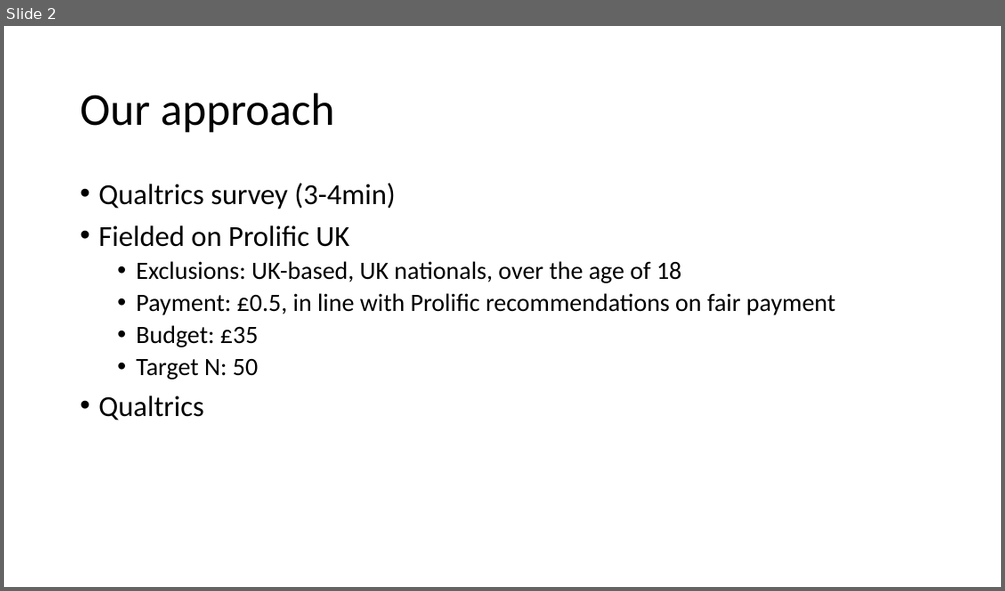
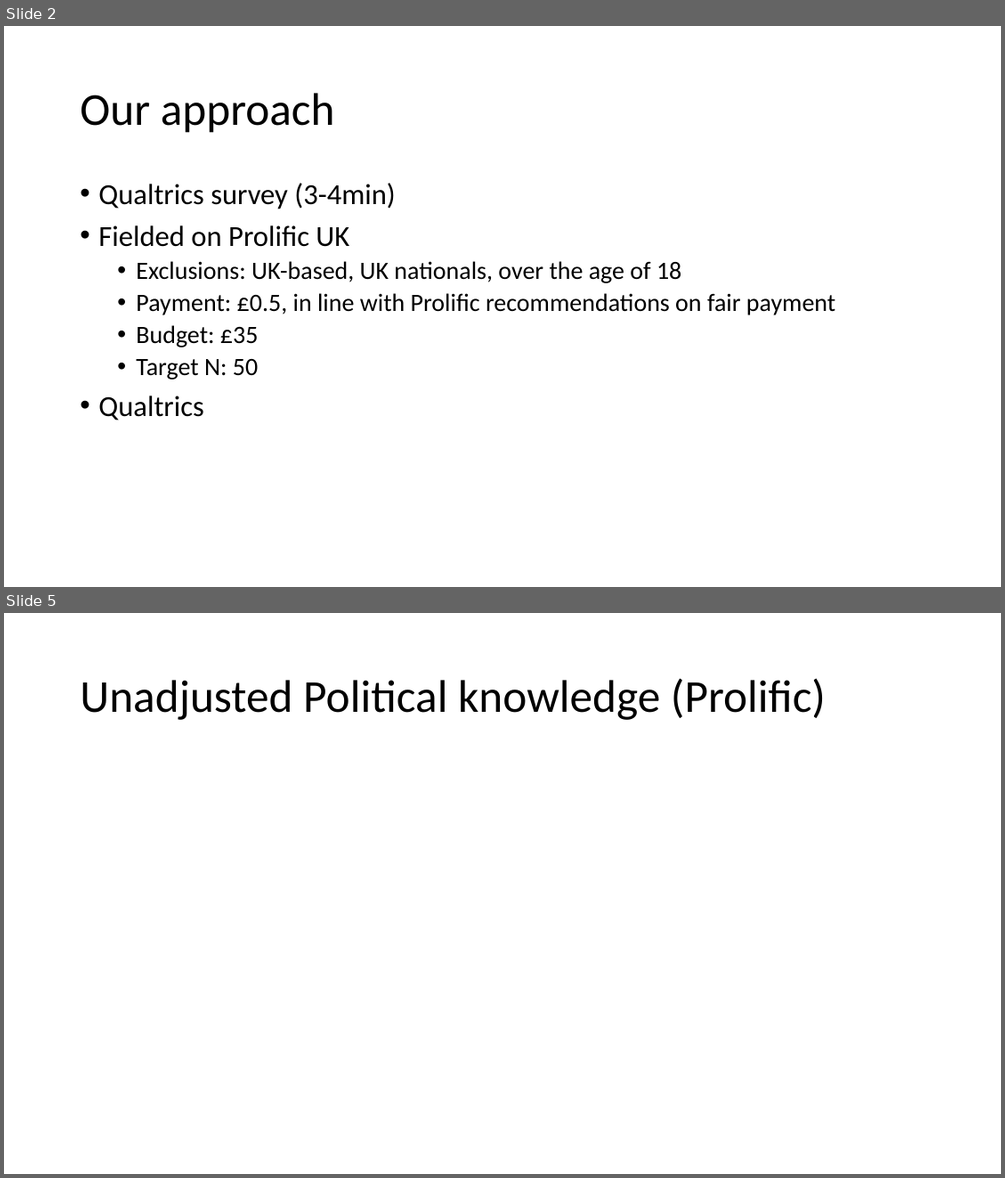
Before and after one commit to KatharinaLa/sicss_survey_analysis, a slide deck: survey_prolificuk_sicss.pptx. Shown one above the other, each under a label of ours: slide 2 before the commit, slides 2 and 5 after it; the slides between them are not shown. The pictures are 1005x591 and 1005x1178 pixels, drawn with LibreOffice and Linux fonts; fonts in the diff are those of the drawing. Boxes give left, top, right and bottom in pixels: in the first picture for what was removed or moved away, otherwise in the second. Text is boxed around its words. In the diff, an @@ line names an element or a change of style, - is before the commit and + after.

Commit message:
Update survey_prolificuk_sicss.pptx
added more information on variables and results

```diff
--- a/survey_prolificuk_sicss.pptx
+++ b/survey_prolificuk_sicss.pptx
@@ slide 5 added at (x1=4, y1=613, x2=1001, y2=1174), background #FFFFFF @@
@@ title added at (x1=80, y1=678, x2=825, y2=720), 44 pt, text #000000 @@
+Unadjusted Political knowledge (Prolific)
```
Also in this commit, not shown: 1 slide changed, 5 other slides added.
